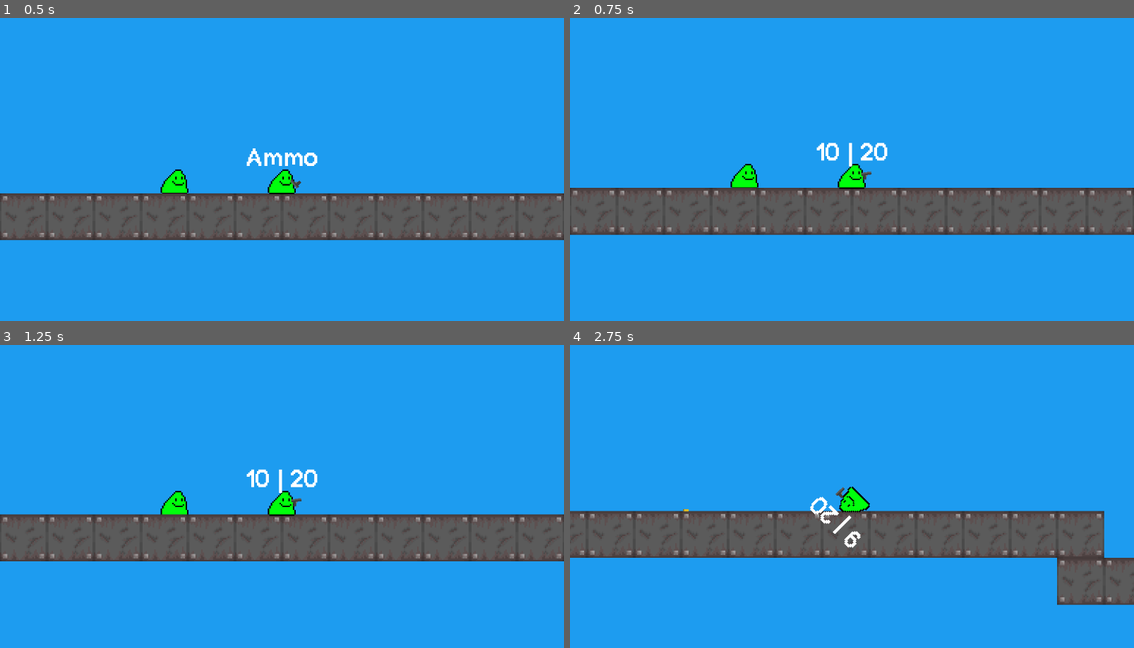
Above: before the commit, frames 1-4 (two rows, left to right).
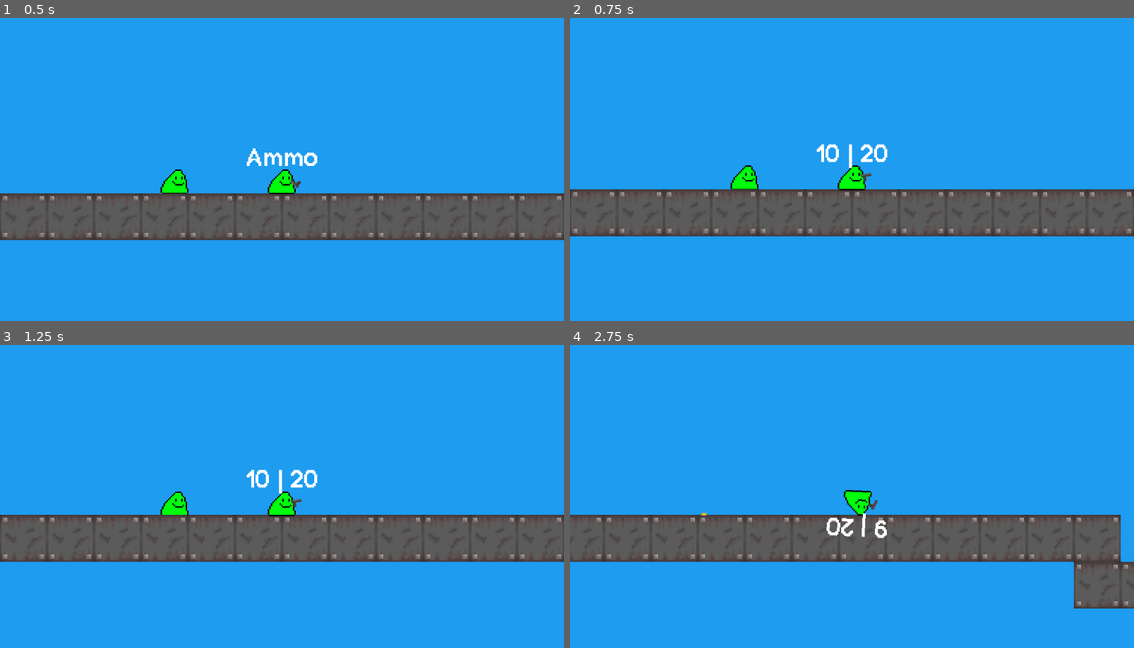
Above: after the commit, the same moments.

Repository: a0fefd/blobs-with-guns-remastered
Game: Godot game, scene res://scenes/levels/world.tscn
The game is run twice, just before and just after one commit, with the same random seed, the same clock (stepped at 60 frames per second) and the same inputs.
Inputs (mouse positions are in pixels of both pictures, inside the frame that each line leads up to):
- Up to frame 1 (0.5 s): no input
- Up to frame 2 (0.75 s): move the mouse to (976, 160) at 0.52 s; hold F (focus, bound only after the commit) from 0.53 s (still down)
- Up to frame 3 (1.25 s): keep holding F (focus, bound only after the commit)
- Up to frame 4 (2.75 s): move the mouse to (739, 517) at 1.27 s; release F (focus, bound only after the commit) at 1.28 s; click (739, 517) at 1.35 s; tap F (focus, bound only after the commit) at 1.55 s; move the mouse to (908, 432) at 2.02 s; hold F (focus, bound only after the commit) from 2.03 s (still down)

Frame 1 is identical in both runs. In frame 2, 2.1% of the frame differs, in the area x 0-100%, y 41-73%; in frame 3, 0.8%; in frame 4, 6.3%, in the area x 0-100%, y 46-87%.

Commit message:
Revert "Revert "Merge branch 'feat-slomo'""
This reverts commit 70200e38e21cec1cfbfe66d8ebd4d0938974c59a.

Diff:
--- /dev/null
+++ b/default_bus_layout.tres
@@ -0,0 +1,8 @@
+[gd_resource type="AudioBusLayout" load_steps=2 format=3 uid="uid://d0w7bgva4cd42"]
+
+[sub_resource type="AudioEffectPitchShift" id="AudioEffectPitchShift_gdcyn"]
+resource_name = "PitchShift"
+
+[resource]
+bus/0/effect/0/effect = SubResource("AudioEffectPitchShift_gdcyn")
+bus/0/effect/0/enabled = true
--- a/project.godot
+++ b/project.godot
@@ -38,6 +38,12 @@
 "events": [Object(InputEventKey,"resource_local_to_scene":false,"resource_name":"","device":-1,"window_id":0,"alt_pressed":false,"shift_pressed":false,"ctrl_pressed":false,"meta_pressed":false,"pressed":false,"keycode":0,"physical_keycode":82,"key_label":0,"unicode":114,"echo":false,"script":null)
 ]
 }
+focus={
+"deadzone": 0.5,
+"events": [Object(InputEventKey,"resource_local_to_scene":false,"resource_name":"","device":-1,"window_id":0,"alt_pressed":false,"shift_pressed":false,"ctrl_pressed":false,"meta_pressed":false,"pressed":false,"keycode":0,"physical_keycode":70,"key_label":0,"unicode":102,"echo":false,"script":null)
+, Object(InputEventMouseButton,"resource_local_to_scene":false,"resource_name":"","device":-1,"window_id":0,"alt_pressed":false,"shift_pressed":false,"ctrl_pressed":false,"meta_pressed":false,"button_mask":0,"position":Vector2(0, 0),"global_position":Vector2(0, 0),"factor":1.0,"button_index":2,"canceled":false,"pressed":false,"double_click":false,"script":null)
+]
+}
 
 [rendering]
 
--- a/scenes/blobs/player.tscn
+++ b/scenes/blobs/player.tscn
@@ -10,6 +10,7 @@
 collision_mask = 1
 script = ExtResource("2_pixgc")
 gun = ExtResource("3_0k28s")
+focus_time_scale = 0.2
 
 [node name="Camera2D" type="Camera2D" parent="." index="3"]
 zoom = Vector2(3, 3)
--- a/scenes/guns/gun.tscn
+++ b/scenes/guns/gun.tscn
@@ -125,7 +125,6 @@
 
 [node name="Gun" type="Node2D"]
 script = ExtResource("1_8yt1r")
-shotgun = true
 
 [node name="Sprite2D" type="Sprite2D" parent="."]
 texture = ExtResource("1_b0041")
--- a/scenes/levels/world.tscn
+++ b/scenes/levels/world.tscn
@@ -15,3 +15,4 @@
 layer_0/tile_data = PackedInt32Array(196601, 65536, 0, 196602, 65536, 0, 196603, 65536, 0, 196604, 65536, 0, 196605, 65 …(1296 unchanged characters)…
 
 [node name="Player" parent="." instance=ExtResource("2_gugrc")]
+focus_time_scale = 0.2
--- a/scripts/player.gd
+++ b/scripts/player.gd
@@ -3,6 +3,7 @@
 
 
 @export var gun: PackedScene = preload("res://scenes/guns/gun.tscn")
+@export var focus_time_scale: float = 0.2
 
 var guns := []
 var equipped_gun = null
@@ -21,6 +22,13 @@
 		flip()
 	elif sprite.scale.x != 1 and abs(rad_to_deg(get_angle_to(get_global_mouse_position()))) < 90:
 		flip()
+
+	if Input.is_action_pressed("focus"):
+		Engine.time_scale = focus_time_scale
+		AudioServer.get_bus_effect(0, 0).pitch_scale = focus_time_scale
+	else:
+		Engine.time_scale = 1
+		AudioServer.get_bus_effect(0, 0).pitch_scale = 1
 
 
 func add_gun(gun_to_add):
